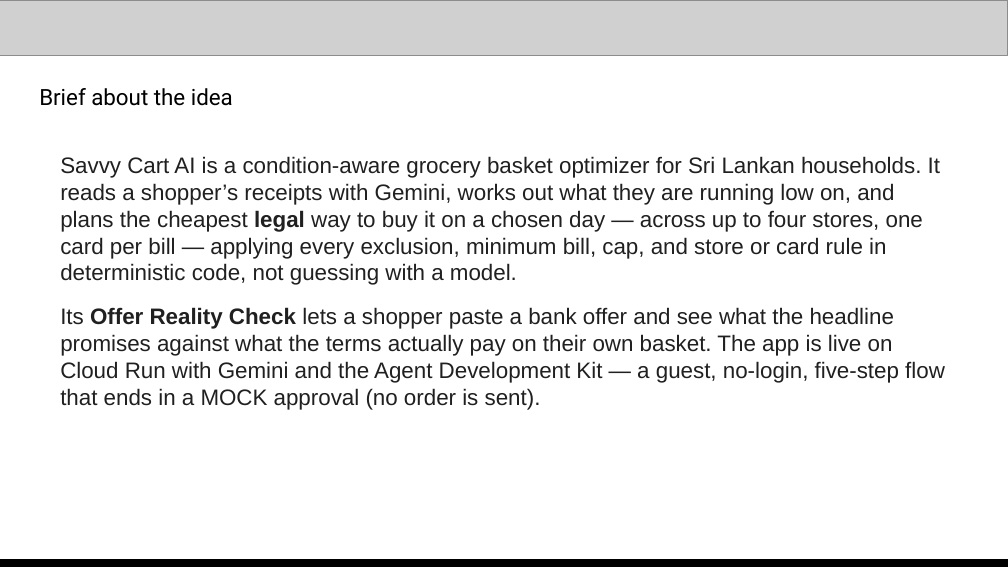
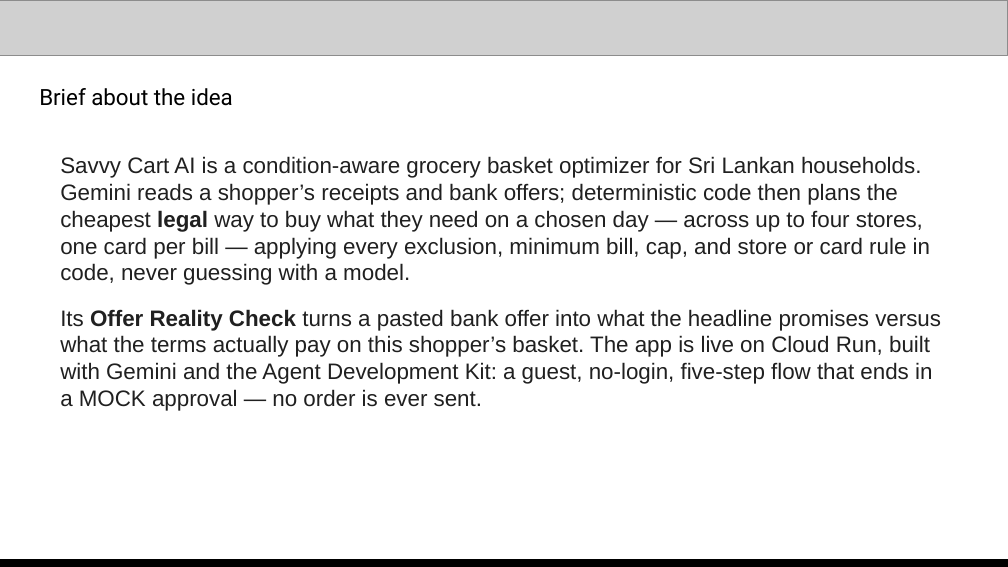
Before and after one commit to nyogendran/savvy-cart-ai, a slide deck: slide 3 of docs/submission/Savvy-Cart-AI-gTaprobane-Submission.pptx. Drawn at 1008x567 pixels with LibreOffice and Linux fonts; fonts in the diff are those of the drawing; grey boxes stand for pictures. Boxes give left, top, right and bottom in pixels: in the first picture for what was removed or moved away, otherwise in the second. Text is boxed around its words. In the diff, an @@ line names an element or a change of style, - is before the commit and + after.

```diff
--- a/docs/submission/Savvy-Cart-AI-gTaprobane-Submission.pptx
+++ b/docs/submission/Savvy-Cart-AI-gTaprobane-Submission.pptx
@@ text at <box>60,156,941,411</box>: text changed @@
-Savvy Cart AI is a condition-aware grocery basket optimizer for Sri Lankan households. It reads a shopper’s receipts with Gemini, works out what they are running low on, and plans the cheapest legal way to buy it on a chosen day — across up to four stores, one card per bill — applying every exclusion, minimum bill, cap, and store or card rule in deterministic code, not guessing with a model.
-Its Offer Reality Check lets a shopper paste a bank offer and see what the headline promises against what the terms actually pay on their own basket. The app is live on Cloud Run with Gemini and the Agent Development Kit — a guest, no-login, five-step flow that ends in a MOCK approval (no order is sent).
+Savvy Cart AI is a condition-aware grocery basket optimizer for Sri Lankan households. Gemini reads a shopper’s receipts and bank offers; deterministic code then plans the cheapest legal way to buy what they need on a chosen day — across up to four stores, one card per bill — applying every exclusion, minimum bill, cap, and store or card rule in code, never guessing with a model.
+Its Offer Reality Check turns a pasted bank offer into what the headline promises versus what the terms actually pay on this shopper’s basket. The app is live on Cloud Run, built with Gemini and the Agent Development Kit: a guest, no-login, five-step flow that ends in a MOCK approval — no order is ever sent.
```
Also in this commit, not shown: 9 other slides changed, 1 other file.
